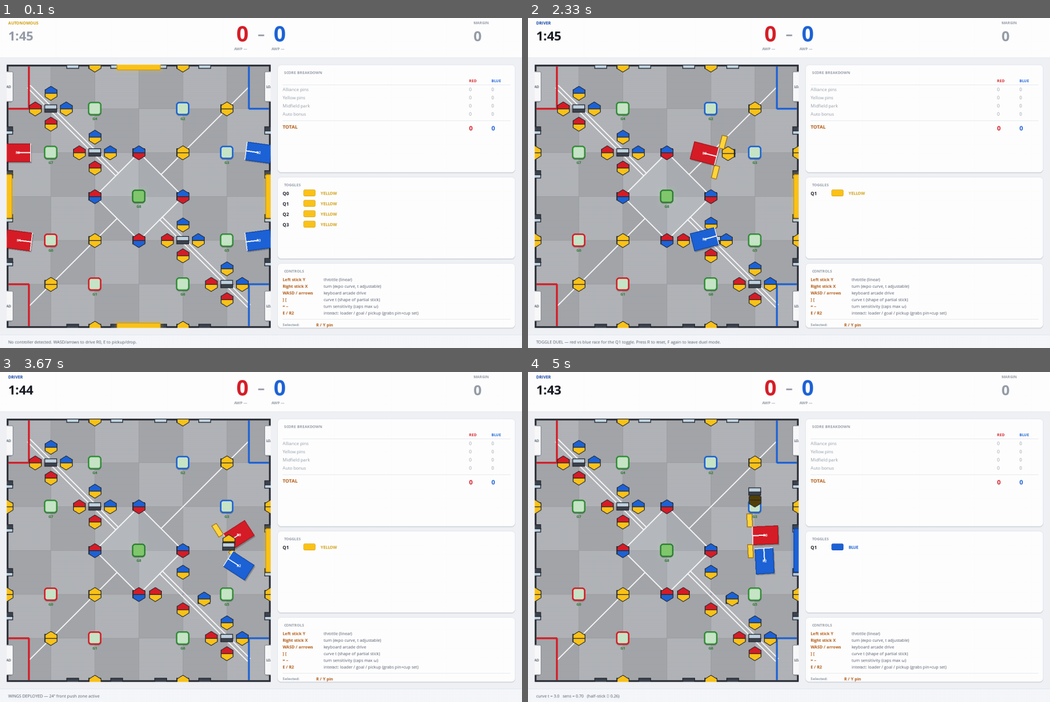
Above: before the commit, frames 1-4 (two rows, left to right).
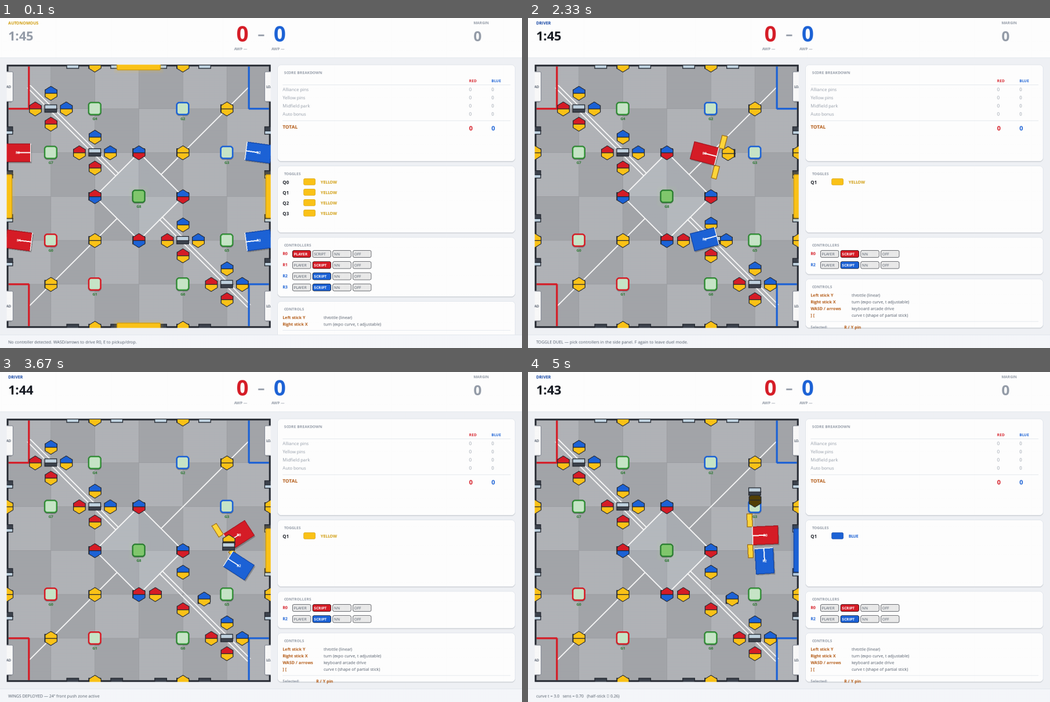
Above: after the commit, the same moments.

Repository: Joboyoyo/vex-override-sim
Game: pygame game, started from render/pygame_view.py
Same seed, same stepped clock (60 frames per second), same inputs: the game is played once before the commit and once after it.
Inputs (mouse positions are in pixels of both pictures, inside the frame that each line leads up to):
- Up to frame 1 (0.1 s): no input
- Up to frame 2 (2.33 s): click (830, 252) at 0.38 s, where only the run after the commit has a clickable "PLAYER"; tap E at 0.67 s; tap W at 1 s; tap X at 1.33, 1.73, 2.03 s; hold Right 1.67-2.13 s; tap F at 2.17 s
- Up to frame 3 (3.67 s): tap Page Up at 2.5 s; tap X at 2.9, 3.57 s; tap E at 2.98 s; tap  at 3.17 s
- Up to frame 4 (5 s): tap X at 3.87, 4.07, 4.37, 4.63 s; tap E at 4.15 s; tap Page Up at 4.72 s

The runs differ from the first frame. In frame 1, 2.9% of the frame differs, in the area x 53-99%, y 42-95%; in frame 2, 2.6%; in frame 3, 2.4%; in frame 4, 2.4%.

Commit message:
Add click-to-cycle Controllers panel — pick PLAYER / SCRIPT / NN / OFF per robot
A new HUD panel under Toggles shows every robot in the world with four
small pill-buttons (PLAYER / SCRIPT / NN / OFF) — the current controller
is highlighted in the robot's alliance color. Click any pill to change
who's driving that robot in real time, no reset needed.

How the system actually works:
- App.controllers : dict[robot_id, kind] is the canonical truth.
- App.bot_instances : dict[robot_id, Bot] holds the live ScriptedBot
  or NNBot for any non-player robot.
- The main physics loop dispatches by checking controllers[robot_id]:
  R0 with 'player' → _update_robot_kinematics; anyone with 'scripted'
  or 'nn' → bot.update; 'none' → skip entirely.
- _set_controller / _rebuild_controller / _sync_bots_list handle all
  the bookkeeping when a controller changes (replace the bot instance,
  load the NN weights, refresh _make_collides_for closures).

Live game flow:
- Open normally → R0 player, R1/R2/R3 scripted. Click PLAYER on any of
  R1/R2/R3 to drive a different robot. Click NN on any robot to load
  the trained policy. Click OFF to park a robot.
- F enters duel mode with defaults R0=NN, R2=scripted. Change either
  side with the panel; the controllers persist as long as duel stays on.

The N key is preserved as a quick-toggle (NN <-> Scripted for R0).

Co-Authored-By: Claude Opus 4.7 (1M context) <noreply@anthropic.com>

Diff:
--- a/render/hud.py
+++ b/render/hud.py
@@ -225,6 +225,58 @@
                    color=text_color, size=12, bold=True)
 
         y += 28
+
+
+# -- Controllers panel --------------------------------------------------------
+
+
+CONTROLLER_KINDS = ("player", "scripted", "nn", "none")
+CONTROLLER_LABELS = {
+    "player":   "PLAYER",
+    "scripted": "SCRIPT",
+    "nn":       "NN",
+    "none":     "OFF",
+}
+
+
+def draw_controllers_panel(surface, rect, world, controllers: dict) -> list:
+    """Draw a 'who's driving who' panel. For each robot, show 4 small
+    pill-buttons (PLAYER / SCRIPT / NN / OFF) — the current one is
+    highlighted. Returns a list of (robot_id, kind, rect) tuples so
+    the click handler in App can dispatch mouse clicks to controller changes.
+    """
+    inner = _draw_panel(surface, rect, title="Controllers")
+    hit_zones = []
+    y = inner.top
+    line_h = 30
+
+    for robot in sorted(world.robots, key=lambda r: r.id):
+        # Robot label (left side)
+        rcolor = C.RED if robot.alliance == Alliance.RED else C.BLUE
+        _draw_text(surface, f"R{robot.id}", inner.left, y,
+                    color=rcolor, size=12, bold=True)
+
+        # 4 pill buttons across the rest of the row
+        bx = inner.left + 26
+        button_w, button_h = 50, 20
+        gap = 4
+        current = controllers.get(robot.id, "none")
+        for kind in CONTROLLER_KINDS:
+            br = pygame.Rect(bx, y - 1, button_w, button_h)
+            selected = (kind == current)
+            fill = rcolor if selected else (235, 235, 235)
+            border = C.GOAL_BORDER if not selected else (0, 0, 0)
+            text_color = (255, 255, 255) if selected else C.TEXT_SECONDARY
+            pygame.draw.rect(surface, fill, br, border_radius=4)
+            pygame.draw.rect(surface, border, br, 1, border_radius=4)
+            label = CONTROLLER_LABELS[kind]
+            _draw_text(surface, label, br.x + 4, br.y + 3,
+                        color=text_color, size=11, bold=selected)
+            hit_zones.append((robot.id, kind, br))
+            bx += button_w + gap
+
+        y += line_h
+    return hit_zones
 
 
 # -- Help panel ---------------------------------------------------------------
--- a/render/pygame_view.py
+++ b/render/pygame_view.py
@@ -183,14 +183,29 @@
         #   R3 = opposing BLUE bot
         # All three bots follow the same ScriptedBot logic but with their own
         # alliance. Toggle all bots on/off with B.
-        self.bots: list[ScriptedBot] = [
-            ScriptedBot(robot_id=1, world=self.world,
-                         collides_at=self._make_collides_for(1)),
-            ScriptedBot(robot_id=2, world=self.world,
-                         collides_at=self._make_collides_for(2)),
-            ScriptedBot(robot_id=3, world=self.world,
-                         collides_at=self._make_collides_for(3)),
-        ]
+        # AI-vs-AI duel mode flag must be set BEFORE we instantiate bots
+        # because _rebuild_controller checks it to decide POST_LOADS phase.
+        self.duel_mode: bool = False
+        # Per-robot controller assignment. Each robot is driven by one of:
+        #   'player'   — keyboard / joystick (only meaningful for R0)
+        #   'scripted' — rule-based ScriptedBot
+        #   'nn'       — neural-network policy (load from disk)
+        #   'none'     — sit still
+        # Reassignable at runtime via the Controllers HUD panel.
+        self.controllers: dict[int, str] = {
+            0: 'player',
+            1: 'scripted',
+            2: 'scripted',
+            3: 'scripted',
+        }
+        # Backing bot instances for non-player controllers.
+        self.bot_instances: dict[int, object] = {}
+        for rid, kind in self.controllers.items():
+            self._rebuild_controller(rid, kind)
+        # Keep self.bots in sync for any older code paths that still expect it.
+        self._sync_bots_list()
+        # Click-zones for the Controllers panel — refreshed each frame in _render
+        self._controller_hits: list = []
 
         # Trigger-as-axis edge detection (so analog R2 only fires pickup once
         # when crossing the threshold, not every frame it's held).
@@ -200,11 +215,6 @@
         # push zone at its front bumper (lets you sweep multiple pins/cups in
         # a single drive-by). Toggled with controller button 2 / X key.
         self.wings_extended: bool = False
-
-        # AI-vs-AI toggle-duel mode. When True: world is replaced by a minimal
-        # one-toggle world, the field renders zoomed in on the right quadrant,
-        # both visible robots are bots, and player input is ignored.
-        self.duel_mode: bool = False
 
     # -- Layout recompute on resize / fullscreen toggle --
 
@@ -287,10 +297,12 @@
             sim_accumulator += real_dt
             self._poll_analog_trigger()
             while sim_accumulator >= SIM_DT:
-                # Player drives R0 — except in duel mode, where R0 is also AI.
-                if not self.duel_mode:
+                # Dispatch: each robot is driven by whichever controller is
+                # assigned in self.controllers. Player input only drives R0
+                # when R0's controller is 'player'.
+                if self.controllers.get(0) == 'player':
                     self._update_robot_kinematics(SIM_DT)
-                for bot in self.bots:
+                for bot in self.bot_instances.values():
                     bot.update(SIM_DT)
                 self._resolve_robot_overlaps()
                 self._push_loose_objects()
@@ -1227,41 +1239,41 @@
                         f"(still touching — back off to lock it in)")
 
     def _rebind_bots_to_world(self) -> None:
-        """When the world is replaced (R / D keys), rewire each bot's world
-        reference and reset its state machine to IDLE."""
-        for b in self.bots:
-            b.world = self.world
-            b.collides_at = self._make_collides_for(b.robot_id)
-            b.state = "IDLE"
-            b.phase = "MATCH_LOADS"
-            b.match_loads_delivered = 0
-            b.target = None
-            b.target_goal_id = None
-            b.target_toggle_id = None
-            b._v_left = 0.0
-            b._v_right = 0.0
+        """When the world is replaced (R / D keys), rebuild every bot from
+        scratch using its current controller assignment. This handles new
+        robot ids cleanly (in case the new world has a different roster).
+        Controller assignments are preserved where they make sense."""
+        # Filter controllers to only the robots that exist in the new world
+        live_ids = {r.id for r in self.world.robots}
+        # Keep existing controllers for live robots; default missing to scripted
+        self.controllers = {rid: self.controllers.get(rid, 'scripted')
+                              for rid in live_ids}
+        # Player default for R0 outside duel mode
+        if not self.duel_mode and 0 in live_ids:
+            self.controllers[0] = 'player'
+        # Rebuild bots
+        self.bot_instances = {}
+        for rid, kind in self.controllers.items():
+            self._rebuild_controller(rid, kind)
+        self._sync_bots_list()
 
     def _enter_duel_mode(self) -> None:
-        """Switch to the AI-vs-AI toggle-duel scenario:
-          - Replace the world with one toggle + 2 robots (red R0, blue R2).
-          - Replace bots with one driving each robot in POST_LOADS phase.
-          - Zoom the field layout to the Q1 quadrant viewport.
-          - Player input on R0 is suspended (the bot drives R0)."""
+        """Switch to the 1v1 toggle-duel: real field, only Q1 toggle, only
+        R0 and R2 on it. Defaults to NN-vs-scripted but you can change either
+        controller from the Controllers panel mid-match."""
         self.duel_mode = True
         self.world = make_toggle_duel_world()
         self.auto_red = self.auto_blue = None
         self._recompute_layout()
-        # Re-create the bot roster — one bot per robot in this world.
-        self.bots = [
-            ScriptedBot(robot_id=r.id, world=self.world,
-                         collides_at=self._make_collides_for(r.id))
-            for r in self.world.robots
-        ]
-        for b in self.bots:
-            b.phase = "POST_LOADS"     # skip match-loading; straight to toggle fight
-            b.enabled = True
-        self.status = ("TOGGLE DUEL — red vs blue race for the Q1 toggle. "
-                        "Press R to reset, F again to leave duel mode.")
+        # Default duel controllers: NN red, scripted blue. The user can
+        # cycle either side from the Controllers panel.
+        self.controllers = {0: 'nn', 2: 'scripted'}
+        self.bot_instances = {}
+        for rid, kind in self.controllers.items():
+            self._rebuild_controller(rid, kind)
+        self._sync_bots_list()
+        self.status = ("TOGGLE DUEL — pick controllers in the side panel. "
+                        "F again to leave duel mode.")
 
     def _exit_duel_mode(self) -> None:
         """Return to normal play: standard world, player drives R0, three
@@ -1270,15 +1282,67 @@
         self.world = make_empty_world()
         self.auto_red = self.auto_blue = None
         self._recompute_layout()
-        self.bots = [
-            ScriptedBot(robot_id=1, world=self.world,
-                         collides_at=self._make_collides_for(1)),
-            ScriptedBot(robot_id=2, world=self.world,
-                         collides_at=self._make_collides_for(2)),
-            ScriptedBot(robot_id=3, world=self.world,
-                         collides_at=self._make_collides_for(3)),
-        ]
+        self.controllers = {0: 'player', 1: 'scripted',
+                              2: 'scripted', 3: 'scripted'}
+        self.bot_instances = {}
+        for rid, kind in self.controllers.items():
+            self._rebuild_controller(rid, kind)
+        self._sync_bots_list()
         self.status = "Duel mode off — back to normal play."
+
+    # -- Controller management -------------------------------------------------
+
+    def _rebuild_controller(self, robot_id: int, kind: str) -> None:
+        """Create / replace / clear the bot instance for `robot_id` based on
+        the requested controller `kind` ('player'/'scripted'/'nn'/'none')."""
+        # Drop any existing bot for this robot
+        self.bot_instances.pop(robot_id, None)
+        if kind == 'scripted':
+            b = ScriptedBot(robot_id=robot_id, world=self.world,
+                              collides_at=self._make_collides_for(robot_id))
+            if self.duel_mode:
+                b.phase = "POST_LOADS"
+            b.enabled = True
+            self.bot_instances[robot_id] = b
+        elif kind == 'nn':
+            try:
+                from pathlib import Path
+                from ai.nn_policy import MLPPolicy
+                from ai.nn_bot import NNBot
+                model_path = (Path(__file__).resolve().parent.parent
+                              / "ai" / "toggle_duel_policy.pt")
+                if not model_path.exists():
+                    self.status = (f"NN model not found at {model_path.name}; "
+                                    f"using scripted instead.")
+                    self.controllers[robot_id] = 'scripted'
+                    self._rebuild_controller(robot_id, 'scripted')
+                    return
+                net = MLPPolicy.load(model_path)
+                b = NNBot(robot_id=robot_id, world=self.world, policy=net,
+                            collides_at=self._make_collides_for(robot_id))
+                self.bot_instances[robot_id] = b
+            except Exception as e:
+                self.status = f"Failed to create NN bot: {e}"
+                self.controllers[robot_id] = 'scripted'
+                self._rebuild_controller(robot_id, 'scripted')
+                return
+        # 'player' and 'none' don't need a bot instance.
+        self.controllers[robot_id] = kind
+
+    def _set_controller(self, robot_id: int, kind: str) -> None:
+        """User-initiated controller change (from panel click or key)."""
+        if kind not in ('player', 'scripted', 'nn', 'none'):
+            return
+        self._rebuild_controller(robot_id, kind)
+        self._sync_bots_list()
+        self.status = (f"R{robot_id} controller -> "
+                        f"{kind.upper().replace('NN','NEURAL-NET')}")
+
+    def _sync_bots_list(self) -> None:
+        """Keep self.bots in sync with self.bot_instances for any legacy
+        code paths that still iterate self.bots (and for the bot-enable
+        toggle on B)."""
+        self.bots = list(self.bot_instances.values())
 
     def _swap_red_bot_to_nn(self) -> None:
         """In duel mode, replace the red (R0) bot with a neural-network policy
@@ -1287,41 +1351,10 @@
         if not self.duel_mode:
             self.status = "NN bot is only available in duel mode (press F)."
             return
-        from pathlib import Path
-        model_path = (Path(__file__).resolve().parent.parent
-                      / "ai" / "toggle_duel_policy.pt")
-        if not model_path.exists():
-            self.status = (f"No trained policy found at {model_path.name}. "
-                            f"Run: python scripts/train_toggle_duel.py")
-            return
-        # Find R0's bot in self.bots
-        for i, b in enumerate(self.bots):
-            if b.robot_id == 0:
-                if isinstance(b, ScriptedBot):
-                    # Swap to NN
-                    from ai.nn_policy import MLPPolicy
-                    from ai.nn_bot import NNBot
-                    try:
-                        net = MLPPolicy.load(model_path)
-                    except Exception as e:
-                        self.status = f"Failed to load policy: {e}"
-                        return
-                    self.bots[i] = NNBot(
-                        robot_id=0, world=self.world, policy=net,
-                        collides_at=self._make_collides_for(0),
-                    )
-                    self.status = "Red bot = NEURAL NET (greedy). Press N to revert."
-                else:
-                    # Swap back to ScriptedBot
-                    self.bots[i] = ScriptedBot(
-                        robot_id=0, world=self.world,
-                        collides_at=self._make_collides_for(0),
-                    )
-                    self.bots[i].phase = "POST_LOADS"
-                    self.bots[i].enabled = True
-                    self.status = "Red bot reverted to ScriptedBot."
-                return
-        self.status = "No red (R0) bot in current roster."
+        # Toggle R0 between NN and Scripted via the controller system.
+        cur = self.controllers.get(0, 'scripted')
+        new_kind = 'scripted' if cur == 'nn' else 'nn'
+        self._set_controller(0, new_kind)
 
     def _toggle_fullscreen(self) -> None:
         self.is_fullscreen = not self.is_fullscreen
@@ -1356,6 +1389,12 @@
     def _handle_click(self, event) -> None:
         mx, my = event.pos
         if event.button == 1:
+            # Controllers panel — any button-click hit takes priority over
+            # the field-side click handlers below.
+            for rid, kind, rect in self._controller_hits:
+                if rect.collidepoint(mx, my):
+                    self._set_controller(rid, kind)
+                    return
             # Stack item click → flip orientation
             for goal_id, kind, obj_id, rect in self._stack_hits:
                 if rect.collidepoint(mx, my):
@@ -1507,9 +1546,11 @@
         side_y = self.layout.topbar_h + margin
         side_h_total = self.layout.win_h - side_y - self.layout.statusbar_h - margin
 
-        bd_h = 290
-        tog_h = 220
-        help_h = max(120, side_h_total - bd_h - tog_h - 24)
+        bd_h = 260
+        tog_h = 180
+        # Per-robot row ~30 px tall plus header padding
+        ctrl_h = 40 + 30 * max(1, len(self.world.robots))
+        help_h = max(100, side_h_total - bd_h - tog_h - ctrl_h - 36)
 
         bd_rect = pygame.Rect(self.layout.side_x, side_y, self.layout.side_w, bd_h)
         H.draw_score_breakdown(self.screen, bd_rect, s)
@@ -1518,7 +1559,12 @@
                                self.layout.side_w, tog_h)
         H.draw_toggle_panel(self.screen, tog_rect, self.world)
 
-        help_rect = pygame.Rect(self.layout.side_x, tog_rect.bottom + 12,
+        ctrl_rect = pygame.Rect(self.layout.side_x, tog_rect.bottom + 12,
+                                  self.layout.side_w, ctrl_h)
+        self._controller_hits = H.draw_controllers_panel(
+            self.screen, ctrl_rect, self.world, self.controllers)
+
+        help_rect = pygame.Rect(self.layout.side_x, ctrl_rect.bottom + 12,
                                 self.layout.side_w, help_h)
         H.draw_help_panel(self.screen, help_rect,
                           OBJECT_TYPES[self.current_object_idx][0])
